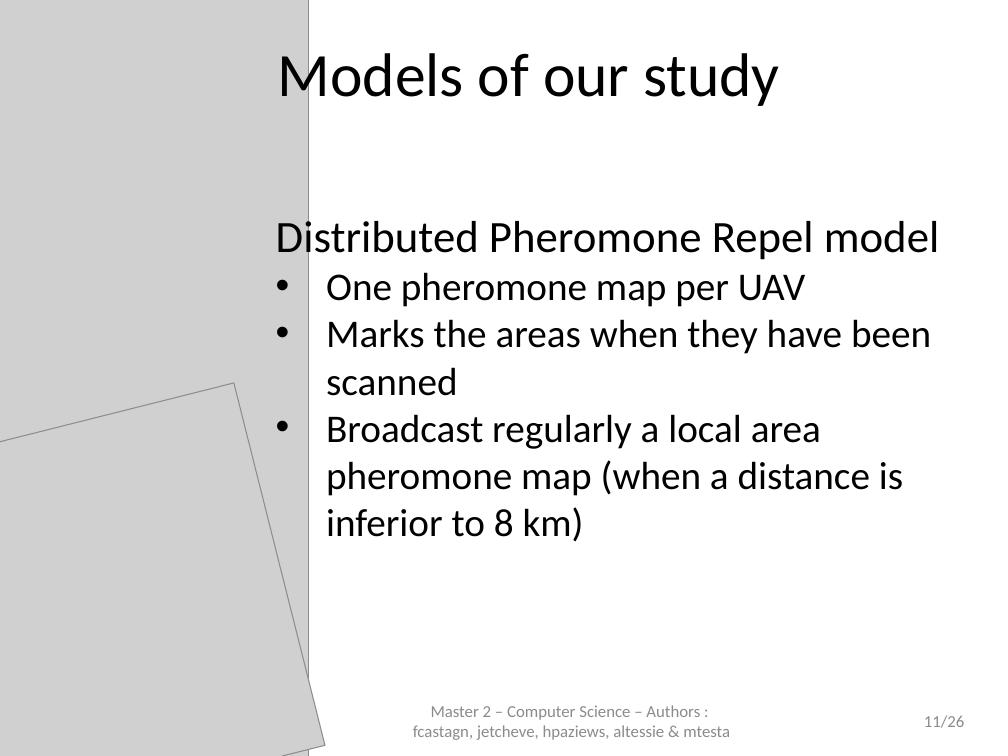
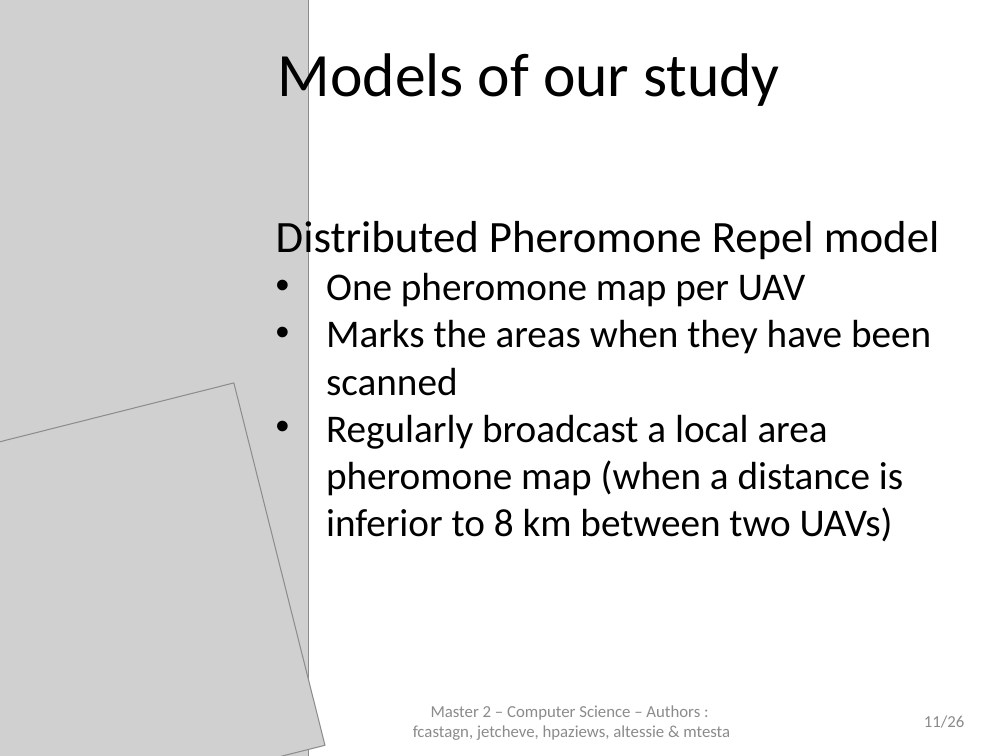
Before and after one commit to jetcheve/M2_PER_MMUAVGRA, a slide deck: slide 11 of ressources/presentation/PresentationPER_Desbarats_V3.pptx. Drawn at 1008x756 pixels with LibreOffice and Linux fonts; fonts in the diff are those of the drawing; grey boxes stand for pictures; background and template pictures are left out. Boxes give left, top, right and bottom in pixels: in the first picture for what was removed or moved away, otherwise in the second. Text is boxed around its words. In the diff, an @@ line names an element or a change of style, - is before the commit and + after.

```diff
--- a/ressources/presentation/PresentationPER_Desbarats_V3.pptx
+++ b/ressources/presentation/PresentationPER_Desbarats_V3.pptx
@@ text at [326, 414, 903, 542]: text changed @@
-• Broadcast regularly a local area pheromone map (when a distance is inferior to 8 km)
+• Regularly broadcast a local area pheromone map (when a distance is inferior to 8 km between two UAVs)
```
Also in this commit, not shown: 17 other slides changed.
